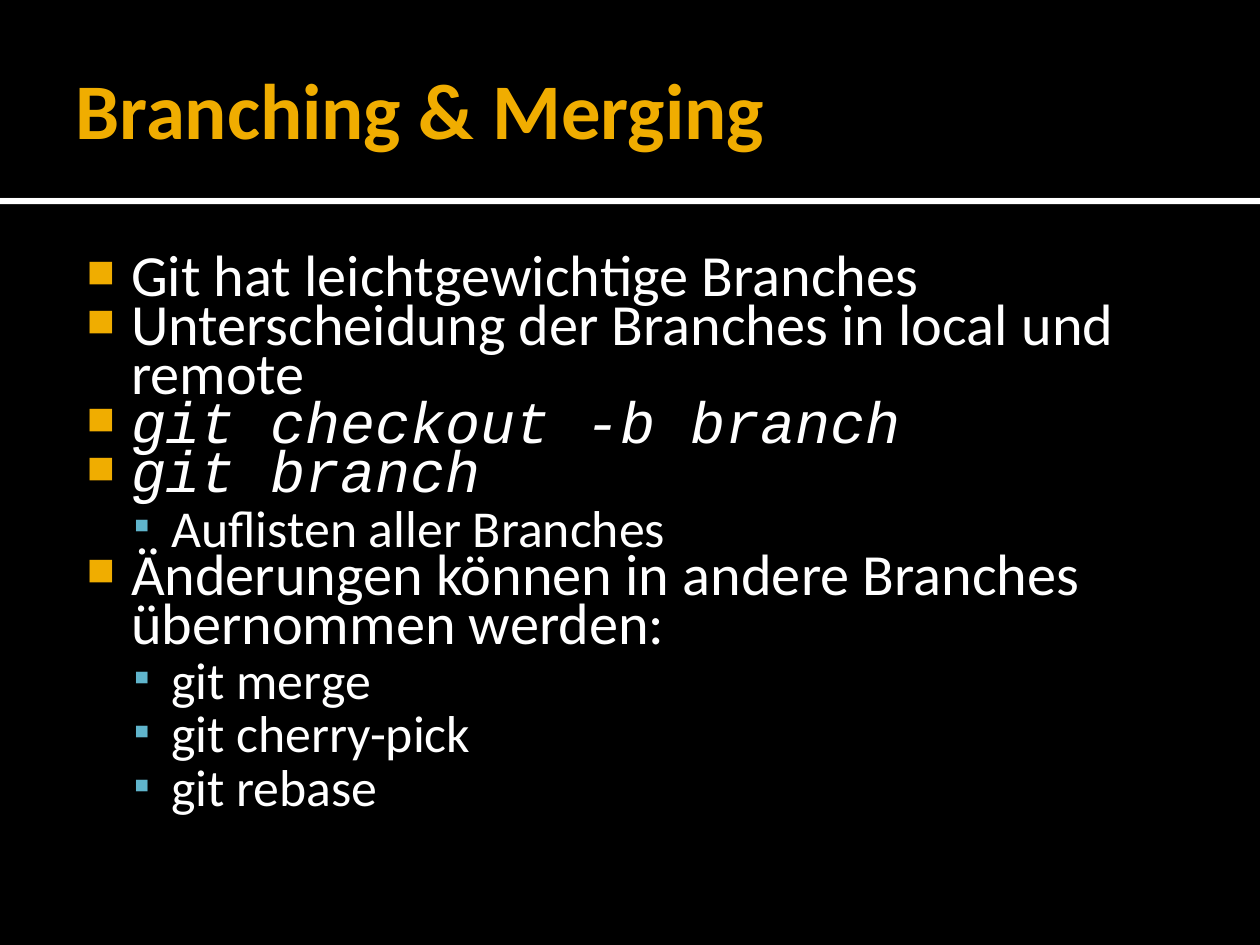
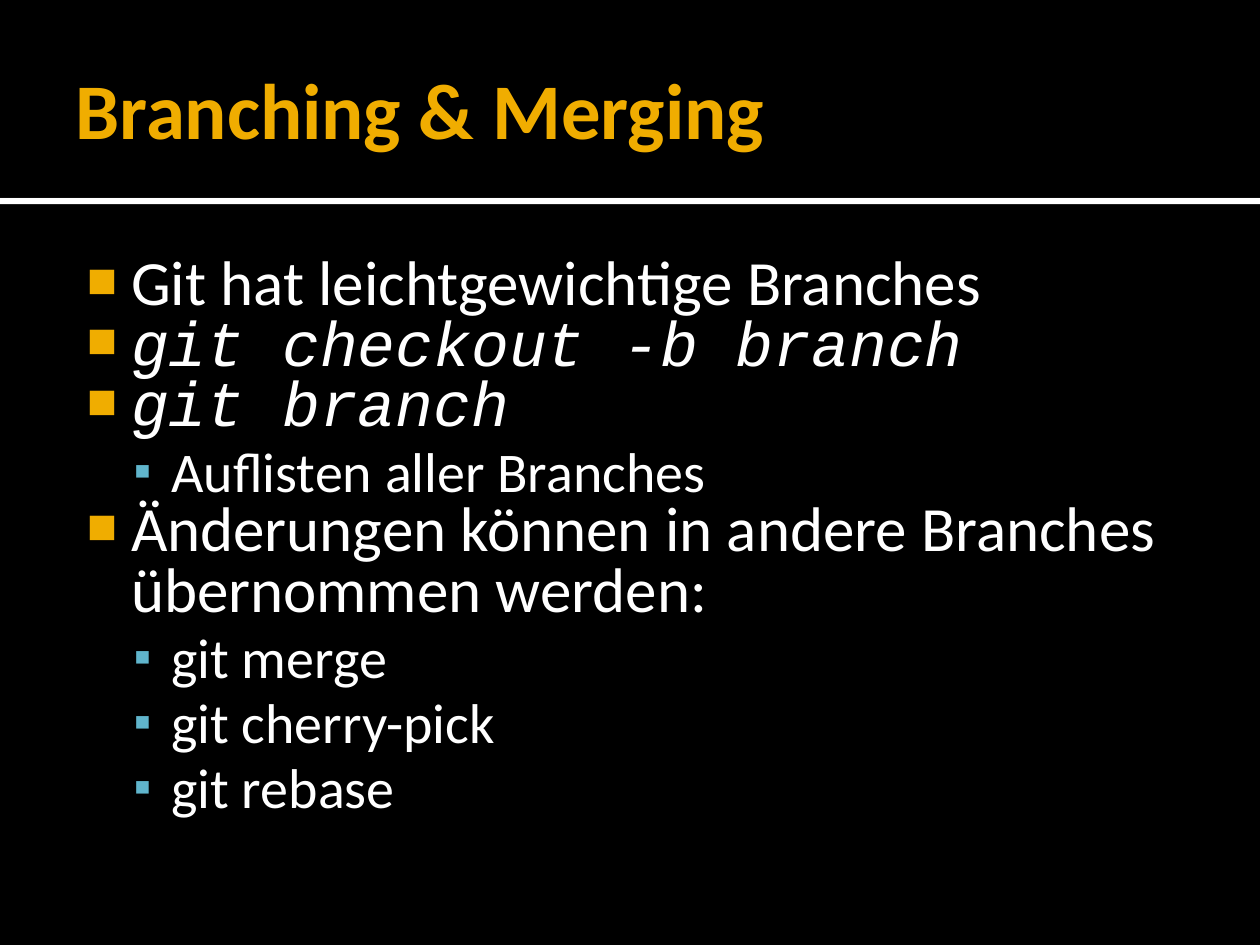
Before and after one commit to forki/GitTalk, a slide deck: slide 22 of GitTalk.pptx. Drawn at 1260x945 pixels with LibreOffice and Linux fonts; fonts in the diff are those of the drawing. Boxes give left, top, right and bottom in pixels: in the first picture for what was removed or moved away, otherwise in the second. Text is boxed around its words. In the diff, an @@ line names an element or a change of style, - is before the commit and + after.

```diff
--- a/GitTalk.pptx
+++ b/GitTalk.pptx
@@ text "Git hat leichtgewichtige Branches" at bbox=[131, 261, 1155, 818]: size 33.3 to 36 pt in "Git hat leichtgewichtige Branches", "git checkout -b branch", "git branch", "Änderungen können in andere Branches übernommen werden:"; size 29.6 to 32 pt in "Auflisten aller Branches", "git merge", "git cherry-pick", "git rebase"; line spacing 0.7 to 0.8 @@
@@ text at bbox=[131, 297, 1113, 408]: paragraph removed @@
-■ Unterscheidung der Branches in local und remote
```
Also in this commit, not shown: 3 other slides changed.
